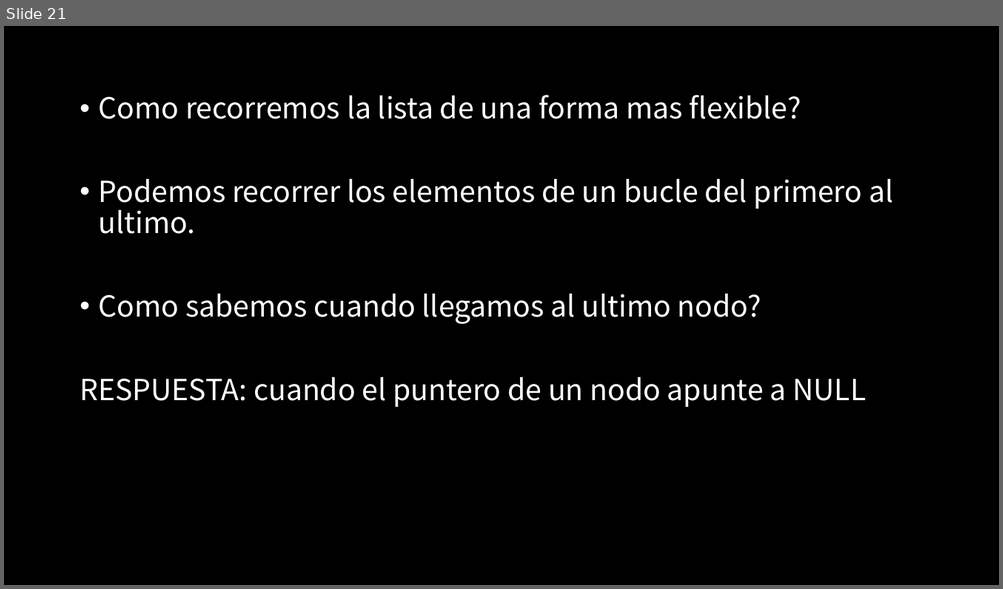
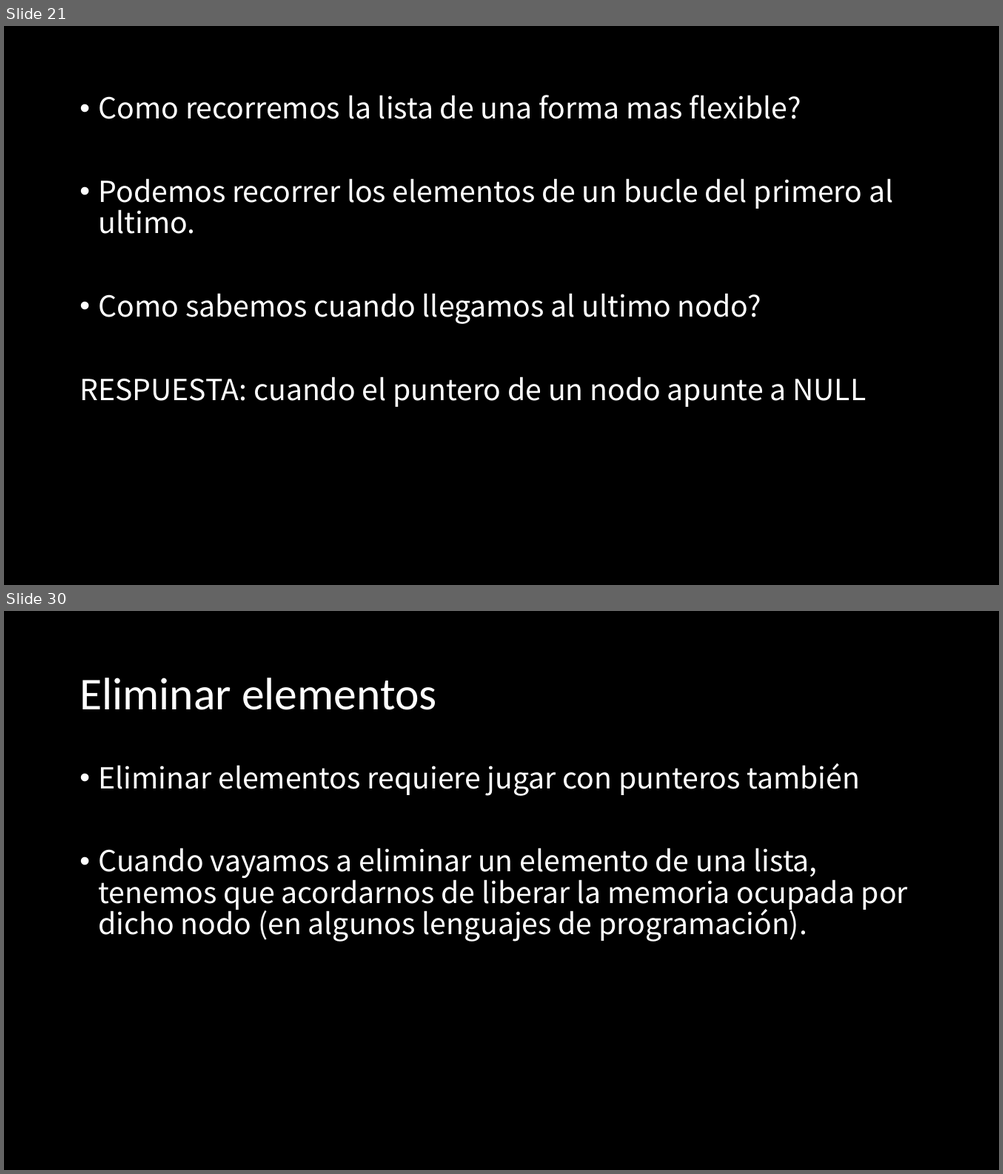
Before and after one commit to jcontrolresearch/DataStructure, a slide deck: Documents/Slides/Chapter_1-LinkedList/[1]Estructura de datos-Listas_enlazadas_intro.pptx. Shown one above the other, each under a label of ours: slide 21 before the commit, slides 21 and 30 after it; the slides between them are not shown. The pictures are 1003x589 and 1003x1174 pixels, drawn with LibreOffice and Linux fonts; fonts in the diff are those of the drawing. Boxes give left, top, right and bottom in pixels: in the first picture for what was removed or moved away, otherwise in the second. Text is boxed around its words. In the diff, an @@ line names an element or a change of style, - is before the commit and + after.

```diff
--- a/Documents/Slides/Chapter_1-LinkedList/[1]Estructura de datos-Listas_enlazadas_intro.pptx
+++ b/Documents/Slides/Chapter_1-LinkedList/[1]Estructura de datos-Listas_enlazadas_intro.pptx
@@ slide 30 added at [4, 611, 999, 1170], background #000000 @@
@@ title added at [79, 678, 436, 710], 44 pt, text #FFFFFF @@
+Eliminar elementos
@@ text added at [99, 763, 908, 942], 28 pt, text #FFFFFF @@
+• Eliminar elementos requiere jugar con punteros también
+• Cuando vayamos a eliminar un elemento de una lista, tenemos que acordarnos de liberar la memoria ocupada por dicho nodo (en algunos lenguajes de programación).
```
Also in this commit, not shown: 15 other slides added, 5 other files.
